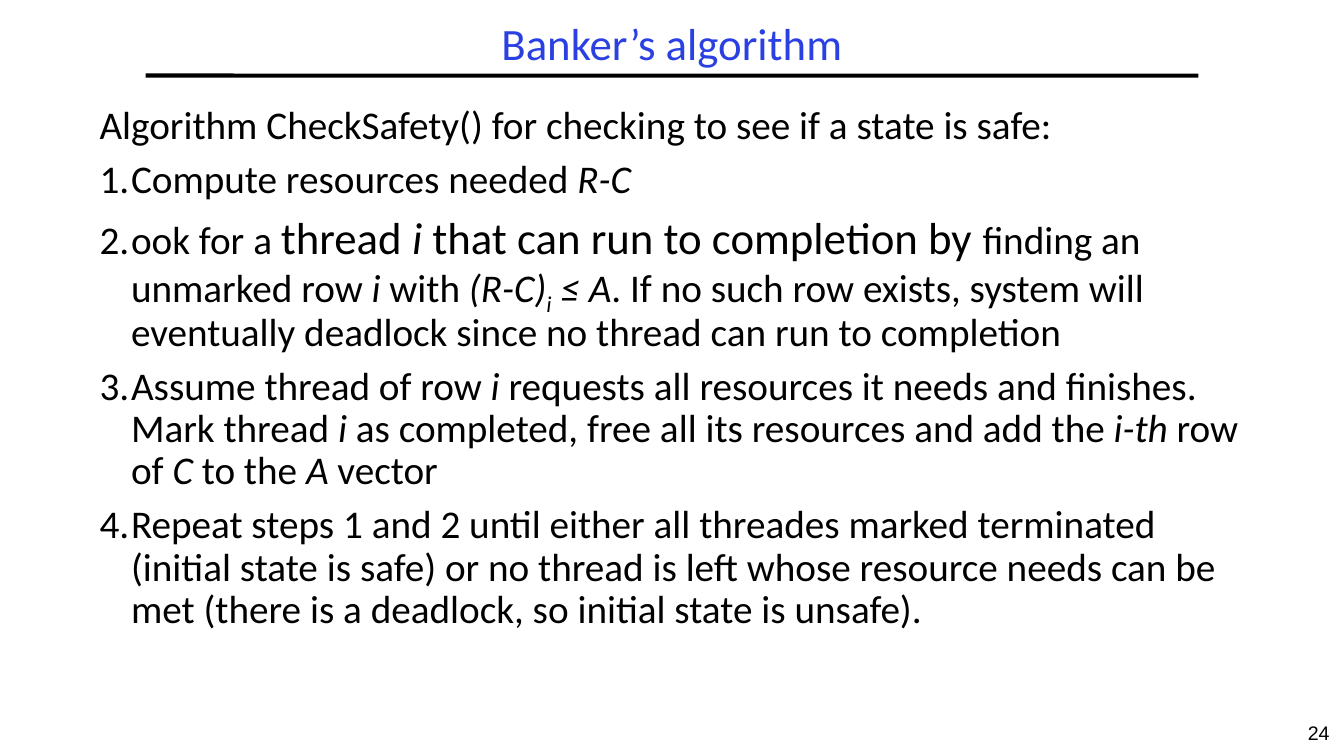
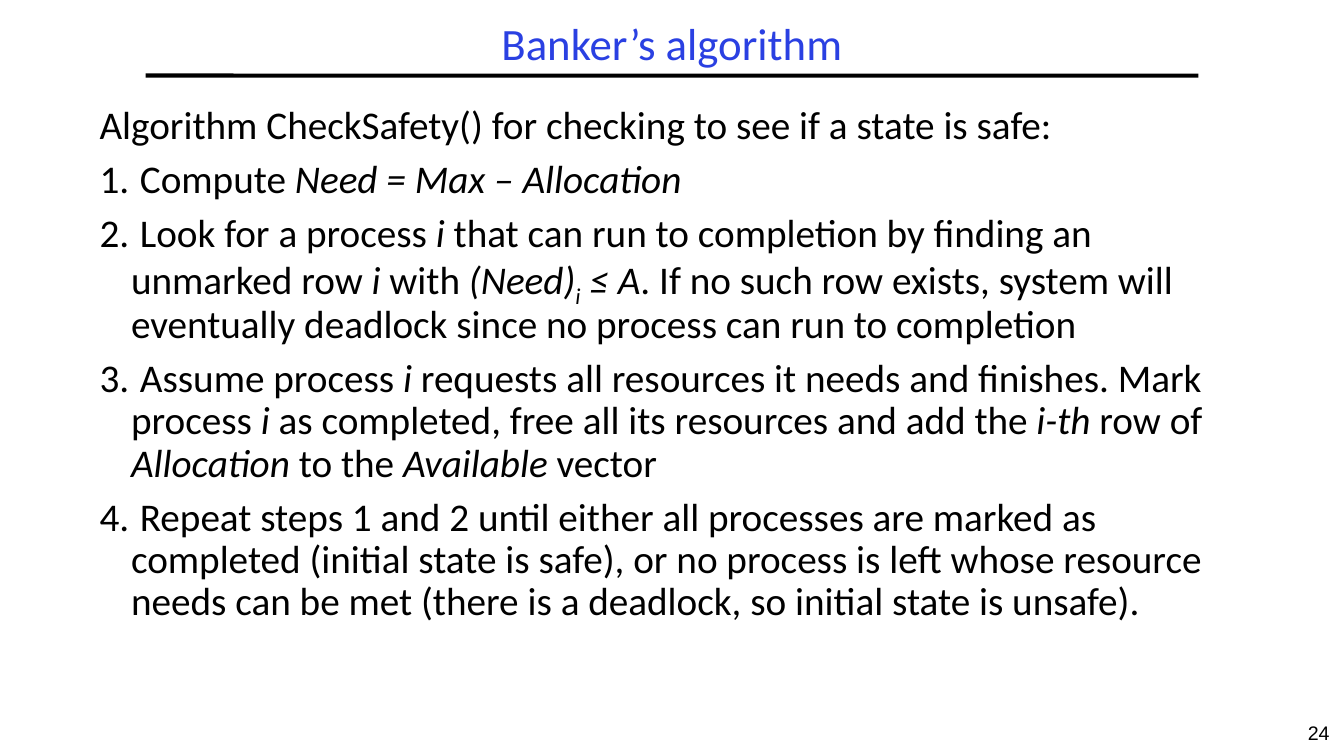
Before and after one commit to guhofstra/CSC256Fa25, a slide deck: slide 24 of PPTs/L4-Deadlocks.pptx. Drawn at 1344x756 pixels with LibreOffice and Linux fonts; fonts in the diff are those of the drawing. Boxes give left, top, right and bottom in pixels: in the first picture for what was removed or moved away, otherwise in the second. Text is boxed around its words. In the diff, an @@ line names an element or a change of style, - is before the commit and + after.

```diff
--- a/PPTs/L4-Deadlocks.pptx
+++ b/PPTs/L4-Deadlocks.pptx
@@ text at [131,165,1203,621]: text changed @@
-1. Compute resources needed R-C
-2. ook for a thread i that can run to completion by finding an unmarked row i with (R-C)i ≤ A. If no such row exists, system will eventually deadlock since no thread can run to completion
-3. Assume thread of row i requests all resources it needs and finishes. Mark thread i as completed, free all its resources and add the i-th row of C to the A vector
-4. Repeat steps 1 and 2 until either all threades marked terminated (initial state is safe) or no thread is left whose resource needs can be met (there is a deadlock, so initial state is unsafe).
+1. Compute Need = Max – Allocation
+2. Look for a process i that can run to completion by finding an unmarked row i with (Need)i ≤ A. If no such row exists, system will eventually deadlock since no process can run to completion
+3. Assume process i requests all resources it needs and finishes. Mark process i as completed, free all its resources and add the i-th row of Allocation to the Available vector
+4. Repeat steps 1 and 2 until either all processes are marked as completed (initial state is safe), or no process is left whose resource needs can be met (there is a deadlock, so initial state is unsafe).
```
Also in this commit, not shown: 34 other slides changed, 1 slide added, 10 slides removed, 10 other files.
